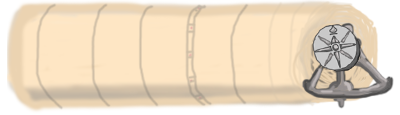
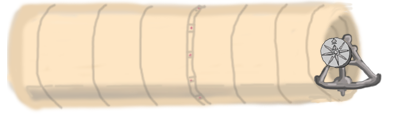
Two versions of the same layered image (400x115). Layer-by-layer changes:
painted on "Layer 4" over [312, 24, 361, 73]
painted on "Layer 5" over [301, 22, 394, 109]
painted on "Layer 2" over [267, 0, 352, 108]
"Layer 3": opacity 39% → 75% over [188, 7, 203, 99]
painted on "Layer 1" over [25, 0, 379, 108]
removed layer "Layer 6" over [292, 30, 375, 98]
